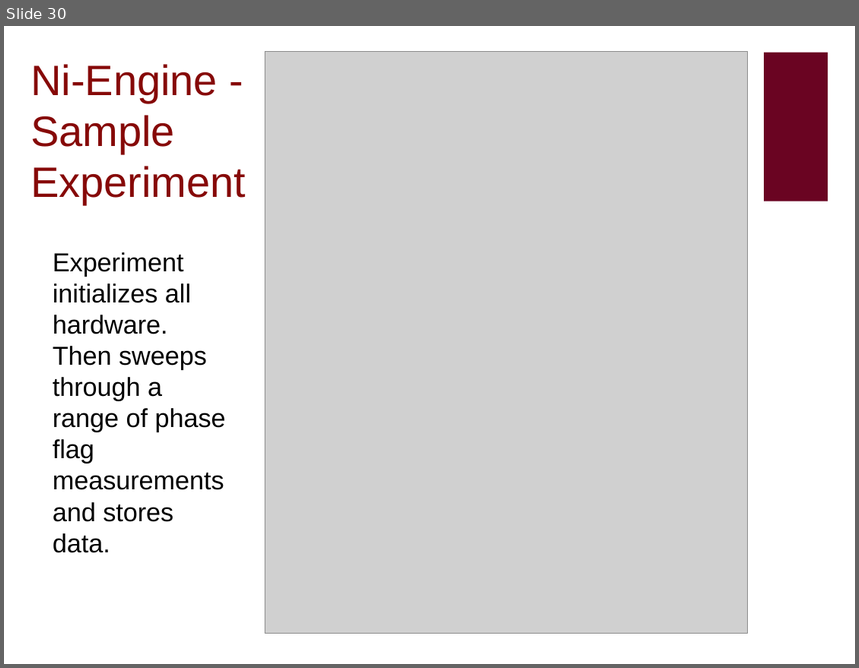
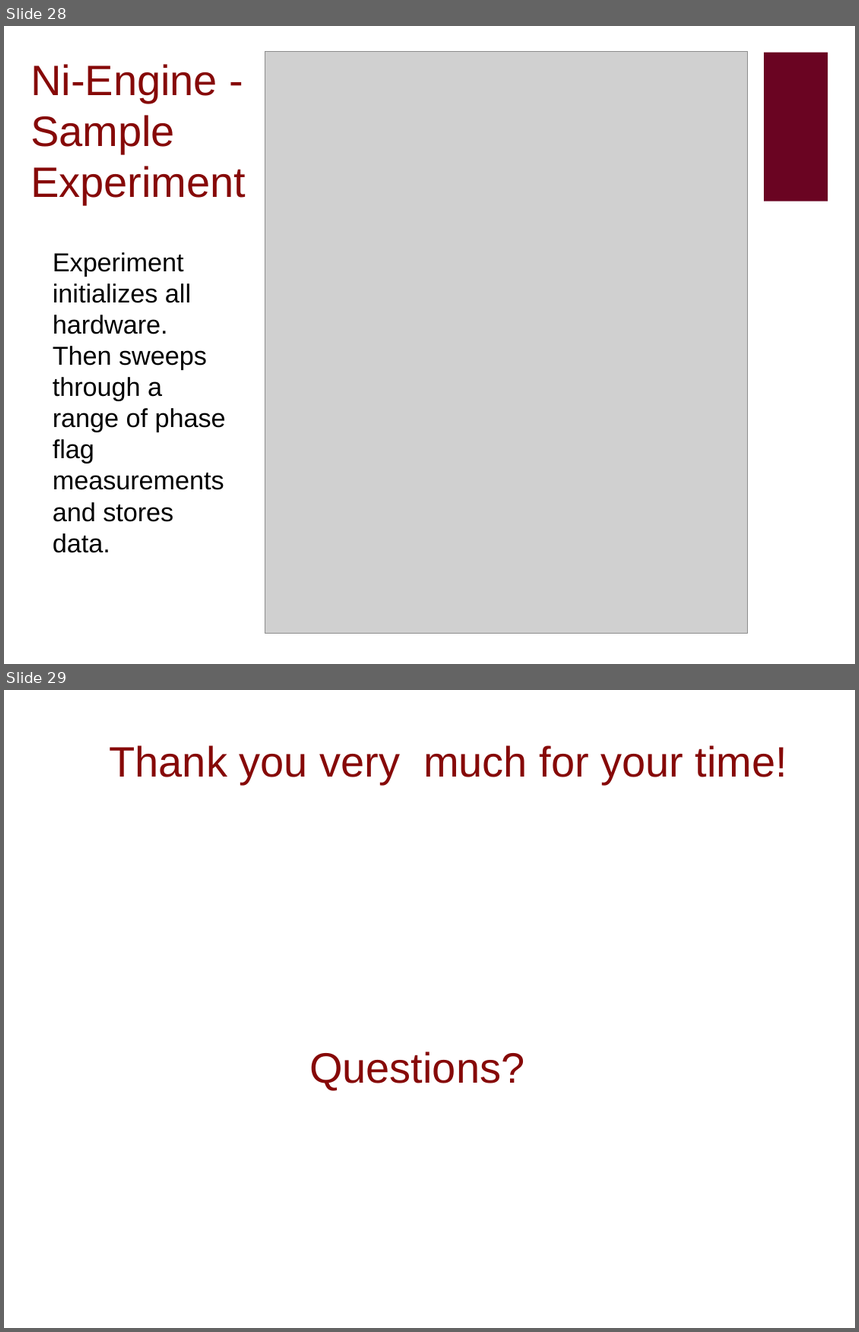
Before and after one commit to taalexander/Honours-Thesis, a slide deck: Chapters/thesispresentation.odp. Shown one above the other, each under a label of ours: slide 30 before the commit, slides 28 and 29 after it. The pictures are 859x668 and 859x1332 pixels, drawn with LibreOffice and Linux fonts; fonts in the diff are those of the drawing; grey boxes stand for pictures; background and template pictures are left out. Boxes give left, top, right and bottom in pixels: in the first picture for what was removed or moved away, otherwise in the second. Text is boxed around its words. In the diff, an @@ line names an element or a change of style, - is before the commit and + after.

```diff
--- a/Chapters/thesispresentation.odp
+++ b/Chapters/thesispresentation.odp
@@ slide 29 added at [4,690,855,1328], background picture (left out) @@
@@ title added at [110,745,788,1091], 36 pt, text #860908 @@
+Thank you very much for your time!
+Questions?
@@ what was slide 30 is now slide 28 @@
```
Also in this commit, not shown: 1 slide removed, 7 other files.
